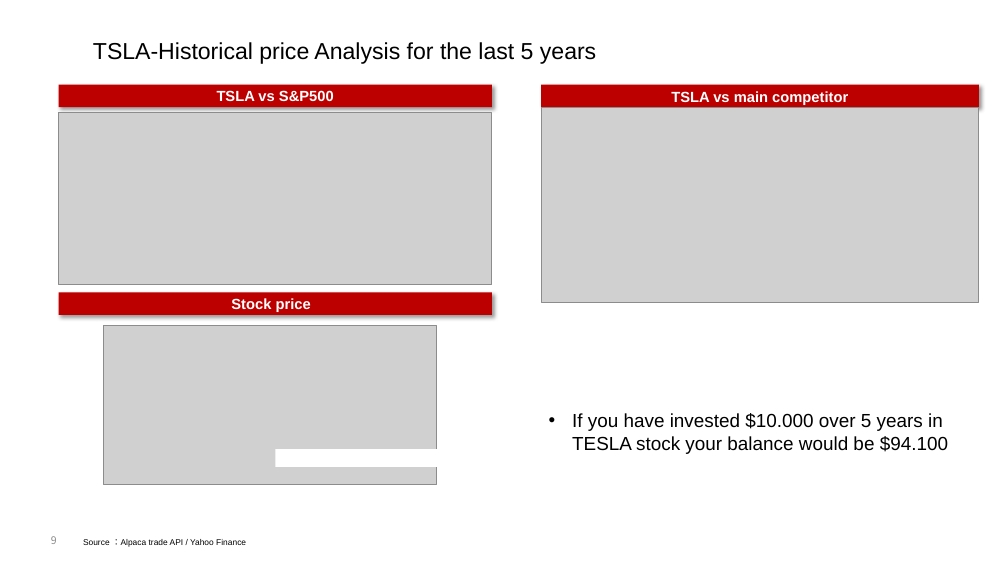
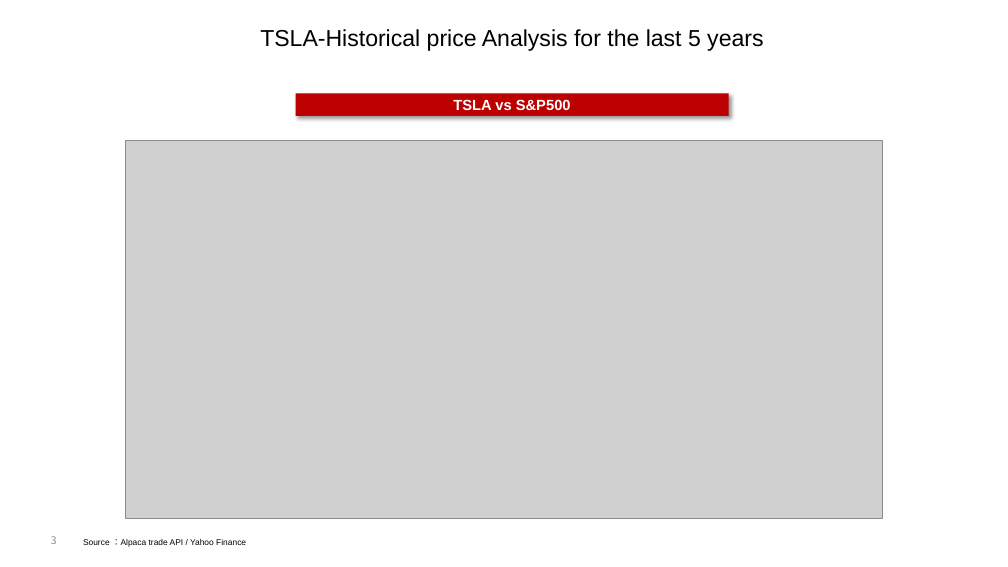
Before and after one commit to shonaqvi/Your-Next-Investment-, a slide deck: slide 3 of Slide_Template/ROD_TSLA deck.pptx (slide 9 before the commit). Drawn at 1008x567 pixels with LibreOffice and Linux fonts; fonts in the diff are those of the drawing; grey boxes stand for pictures. Boxes give left, top, right and bottom in pixels: in the first picture for what was removed or moved away, otherwise in the second. Text is boxed around its words. In the diff, an @@ line names an element or a change of style, - is before the commit and + after.

```diff
--- a/Slide_Template/ROD_TSLA deck.pptx
+++ b/Slide_Template/ROD_TSLA deck.pptx
@@ title "TSLA-Historical price Analysis for the ...": place and size @@
-title "TSLA-Historical price Analysis for the ..." at <box>93,42,596,64</box>
+title "TSLA-Historical price Analysis for the ..." at <box>260,29,763,51</box>
@@ title "TSLA-Historical price Analysis for the ..." at <box>260,29,763,51</box>: alignment left to centre @@
@@ rectangle removed at <box>541,85,979,107</box> @@
-TSLA vs main competitor
@@ rectangle "TSLA vs S&P500": place and size @@
-rectangle "TSLA vs S&P500" at <box>59,85,492,107</box>
+rectangle "TSLA vs S&P500" at <box>296,94,729,116</box>
@@ picture removed at <box>541,107,979,302</box> @@
@@ picture: place and size @@
-picture at <box>59,113,492,285</box>
+picture at <box>126,141,882,519</box>
@@ rectangle removed at <box>59,293,492,315</box> @@
-Stock price
@@ picture removed at <box>104,325,437,485</box> @@
@@ text removed at <box>572,413,948,454</box> @@
-• If you have invested $10.000 over 5 years in TESLA stock your balance would be $94.100
@@ rectangle removed at <box>275,449,812,467</box> @@
@@ page number at <box>51,536,57,544</box>: text changed @@
-9
+3
```
Also in this commit, not shown: 1 other slide changed, 2 slides added, 7 slides removed, 8 other files.
